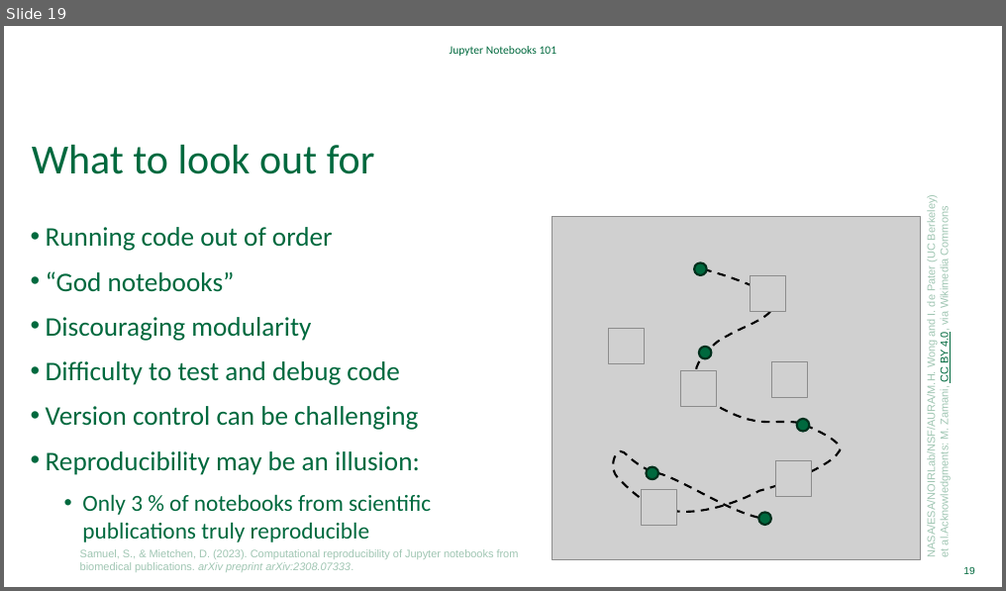
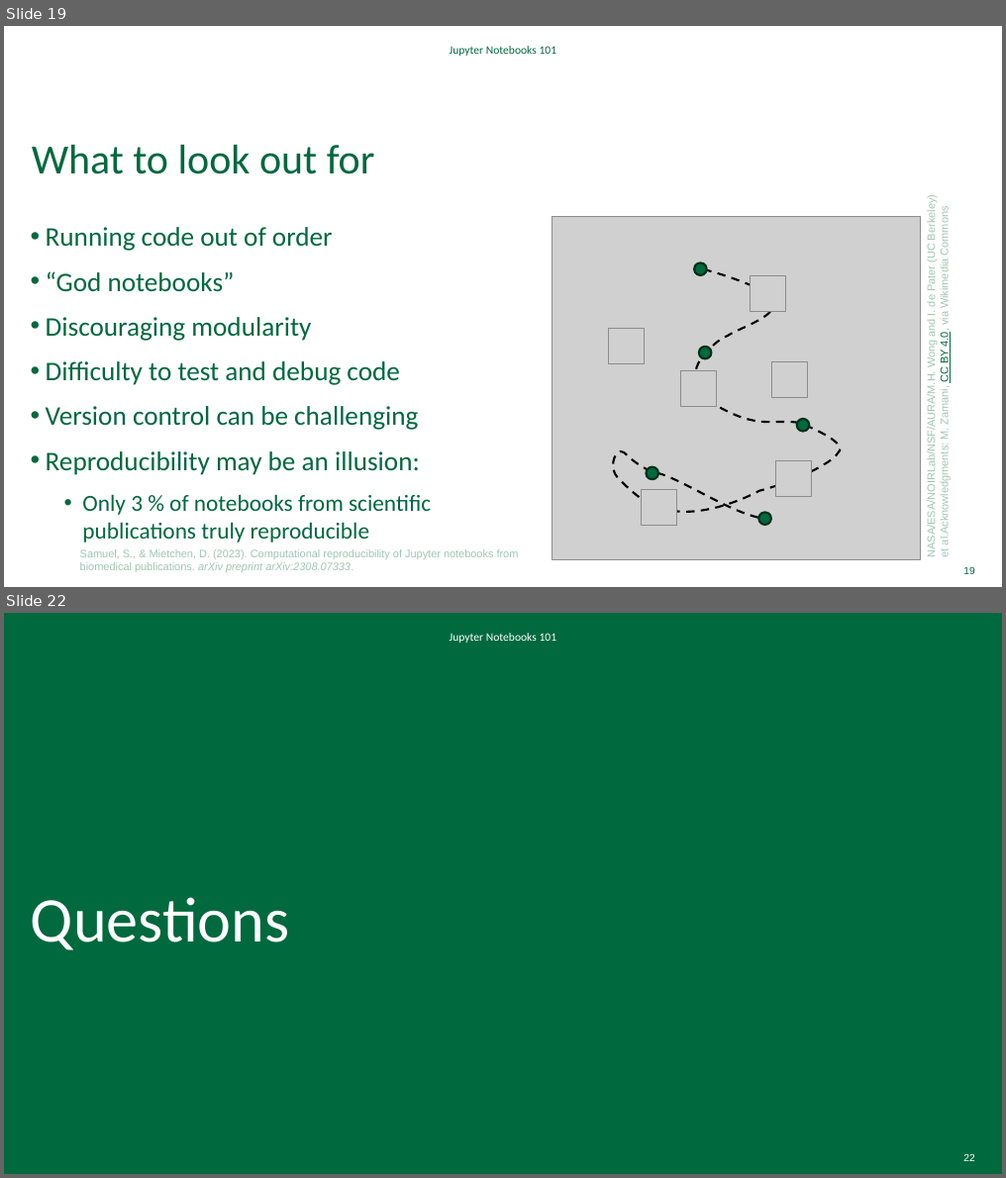
Before and after one commit to Dartmouth-Libraries/jupyter-notebooks-101, a slide deck: ppt/Jupyter-Notebooks-101.pptx. Shown one above the other, each under a label of ours: slide 19 before the commit, slides 19 and 22 after it; the slides between them are not shown. The pictures are 1006x591 and 1006x1178 pixels, drawn with LibreOffice and Linux fonts; fonts in the diff are those of the drawing; grey boxes stand for pictures; background and template pictures are left out. Boxes give left, top, right and bottom in pixels: in the first picture for what was removed or moved away, otherwise in the second. Text is boxed around its words. In the diff, an @@ line names an element or a change of style, - is before the commit and + after.

```diff
--- a/ppt/Jupyter-Notebooks-101.pptx
+++ b/ppt/Jupyter-Notebooks-101.pptx
@@ slide 22 added at box(4, 613, 1002, 1174), background #FFFFFF @@
@@ rectangle added at box(4, 613, 1002, 1174), fill #00693E @@
@@ text added at box(450, 633, 557, 643), 11 pt, text #FFFFFF @@
+Jupyter Notebooks 101
@@ title added at box(31, 897, 290, 951), 61.2 pt, text #FFFFFF @@
+Questions
@@ page number added at box(963, 1155, 974, 1161), 9.8 pt, text #FFFFFF @@
+22
```
Also in this commit, not shown: 7 slides changed, 1 other slide added, 8 other files.
